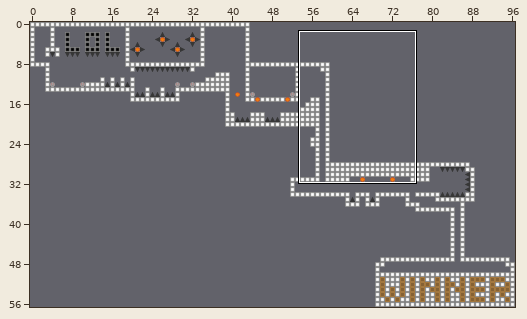
An edit to a level. Tiled map, Platformer/src/main/resources/test1.tmx. Above, an overview of the earlier version with the close-up marked.
Close-up. Earlier state:
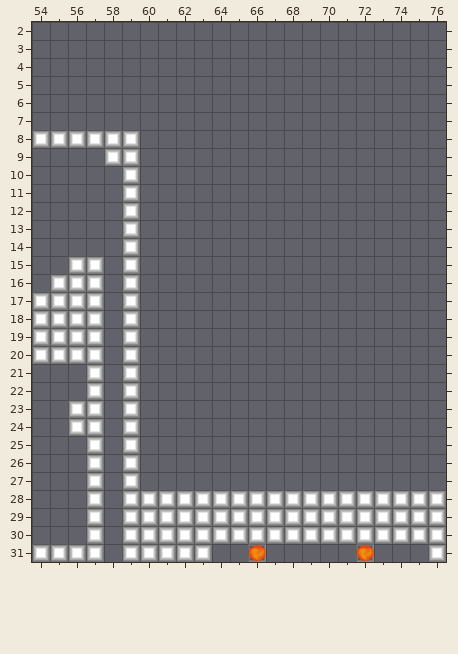
Cells are 32x32 px. Shown: x 54..76, y 2..31. The commit also changed other parts of the map, which this record leaves out.
The same view after the edit:
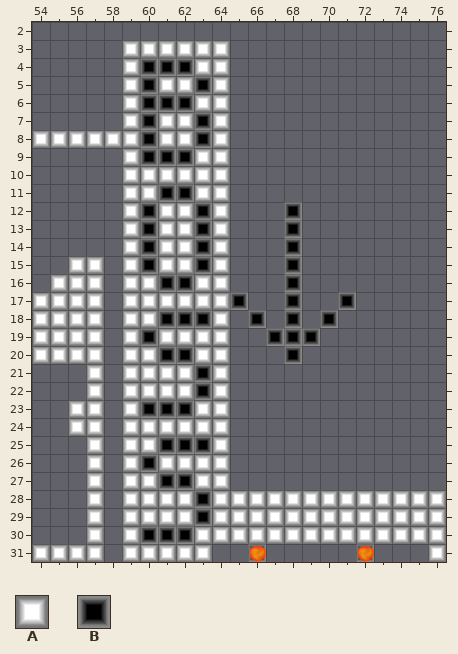
Key: from "tileset": A 0, B 1.
_ is an empty cell, . an unchanged one.
Change:
--- layer "Tile Layer 1"
@@ x 58..71 @@
- 3 .______.......
- 4 .______.......
- 5 .______.......
- 6 .______.......
- 7 .______.......
- 8 .._____.......
- 9 A._____.......
-10 .._____.......
-11 .._____.......
-12 .._____..._...
-13 .._____..._...
-14 .._____..._...
-15 .._____..._...
-16 .._____..._...
-17 ..______.._.._
-18 .._____._._._.
-19 .._____..___..
-20 .._____..._...
-21 .._____.......
-22 .._____.......
-23 .._____.......
-24 .._____.......
-25 .._____.......
-26 .._____.......
-27 .._____.......
-28 .....A........
-29 .....A........
-30 ..AAA.........
+ 3 .AAAAAA.......
+ 4 .ABBBAA.......
+ 5 .ABAABA.......
+ 6 .ABBBAA.......
+ 7 .ABAABA.......
+ 8 ..BAABA.......
+ 9 _.BBBAA.......
+10 ..AAAAA.......
+11 ..ABBAA.......
+12 ..BAABA...B...
+13 ..BAABA...B...
+14 ..BAABA...B...
+15 ..BAABA...B...
+16 ..ABBAA...B...
+17 ..AAAAAB..B..B
+18 ..ABBBA.B.B.B.
+19 ..BAAAA..BBB..
+20 ..ABBAA...B...
+21 ..AAABA.......
+22 ..AAABA.......
+23 ..BBBAA.......
+24 ..AAAAA.......
+25 ..ABBBA.......
+26 ..BAAAA.......
+27 ..ABBAA.......
+28 .....B........
+29 .....B........
+30 ..BBB.........
Changed places in both close-ups, as pixel boxes (x1, y1, x2, y2):
changed: (122, 40, 356, 544)
removed: (104, 148, 122, 166)
